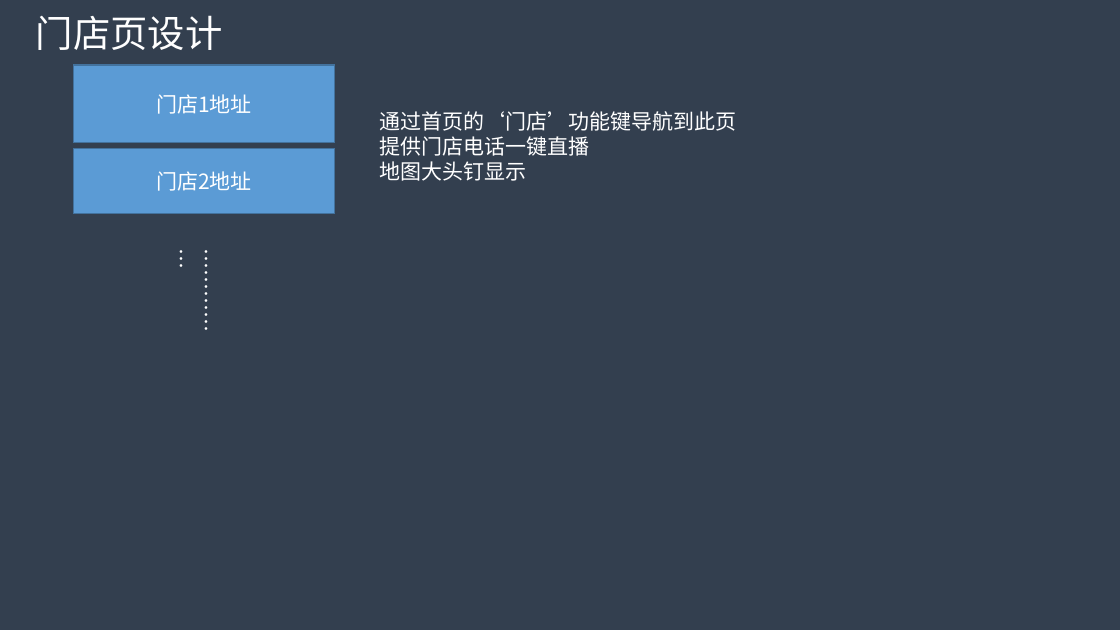
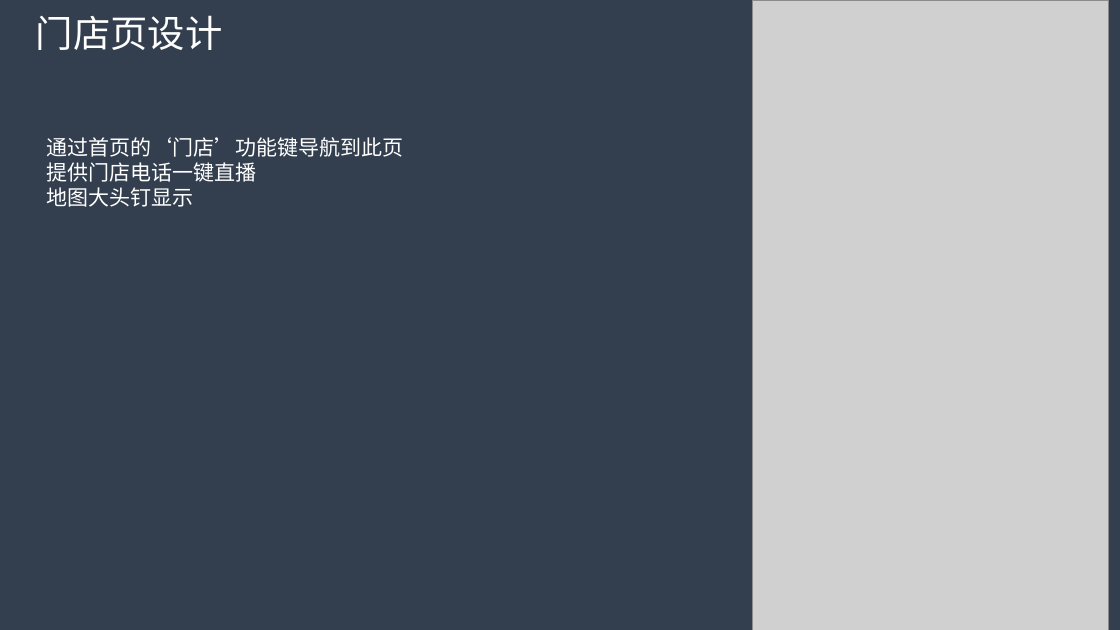
Before and after one commit to myfc-mp/myfc, a slide deck: slide 10 of docs/房产中介小程序方案设计.pptx (slide 8 before the commit). Drawn at 1120x630 pixels with LibreOffice and Linux fonts; fonts in the diff are those of the drawing; grey boxes stand for pictures. Boxes give left, top, right and bottom in pixels: in the first picture for what was removed or moved away, otherwise in the second. Text is boxed around its words. In the diff, an @@ line names an element or a change of style, - is before the commit and + after.

```diff
--- a/docs/房产中介小程序方案设计.pptx
+++ b/docs/房产中介小程序方案设计.pptx
@@ picture added at (753,0,1109,630) @@
@@ rectangle removed at (74,65,334,143) @@
-门店1地址
@@ text "通过首页的‘门店’功能键导航到此页": place and size @@
-text "通过首页的‘门店’功能键导航到此页" at (380,111,737,181)
+text "通过首页的‘门店’功能键导航到此页" at (47,137,404,207)
@@ rectangle removed at (74,149,334,214) @@
-门店2地址
@@ text removed at (190,240,224,358) @@
-……………
```
Also in this commit, not shown: 2 other slides changed, 7 slides added, 8 slides removed.
